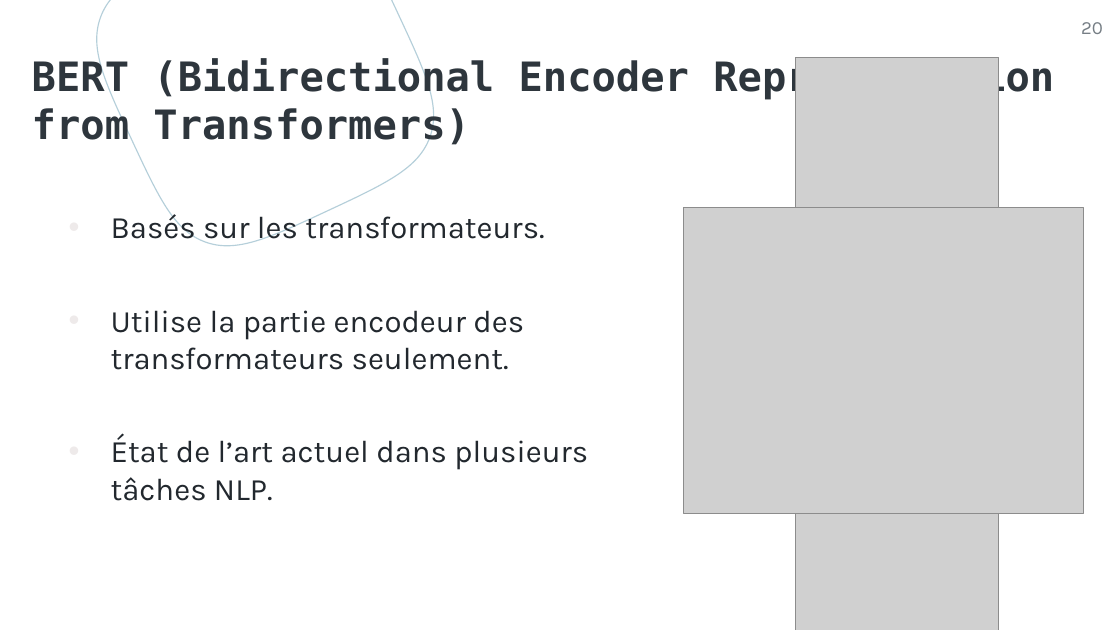
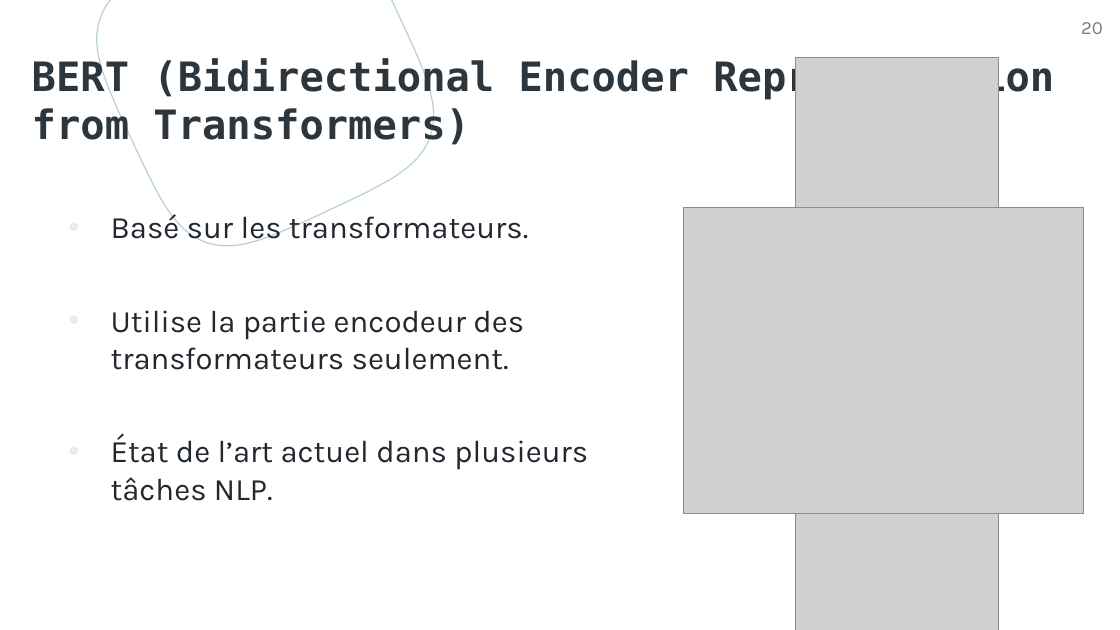
Before and after one commit to rbouadjenek/YouTaQA, a slide deck: slide 20 of Paper/présentation Soutenance Master AGABI & TIDAFI.pptx. Drawn at 1120x630 pixels with LibreOffice and Linux fonts; fonts in the diff are those of the drawing; grey boxes stand for pictures. Boxes give left, top, right and bottom in pixels: in the first picture for what was removed or moved away, otherwise in the second. Text is boxed around its words. In the diff, an @@ line names an element or a change of style, - is before the commit and + after.

```diff
--- a/Paper/présentation Soutenance Master AGABI & TIDAFI.pptx
+++ b/Paper/présentation Soutenance Master AGABI & TIDAFI.pptx
@@ text at bbox=[111, 211, 528, 246]: text changed @@
-• Basés sur les transformateurs.
+• Basé sur les transformateurs.
```
Also in this commit, not shown: 4 other slides changed.
